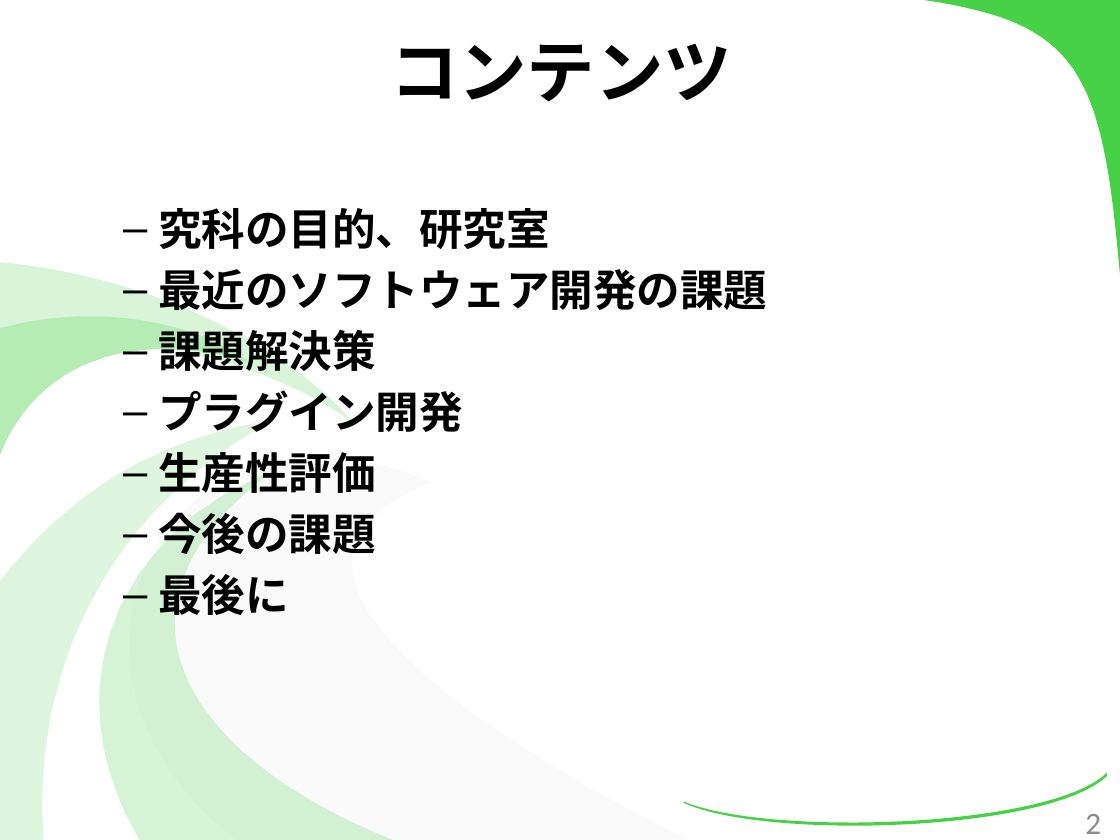
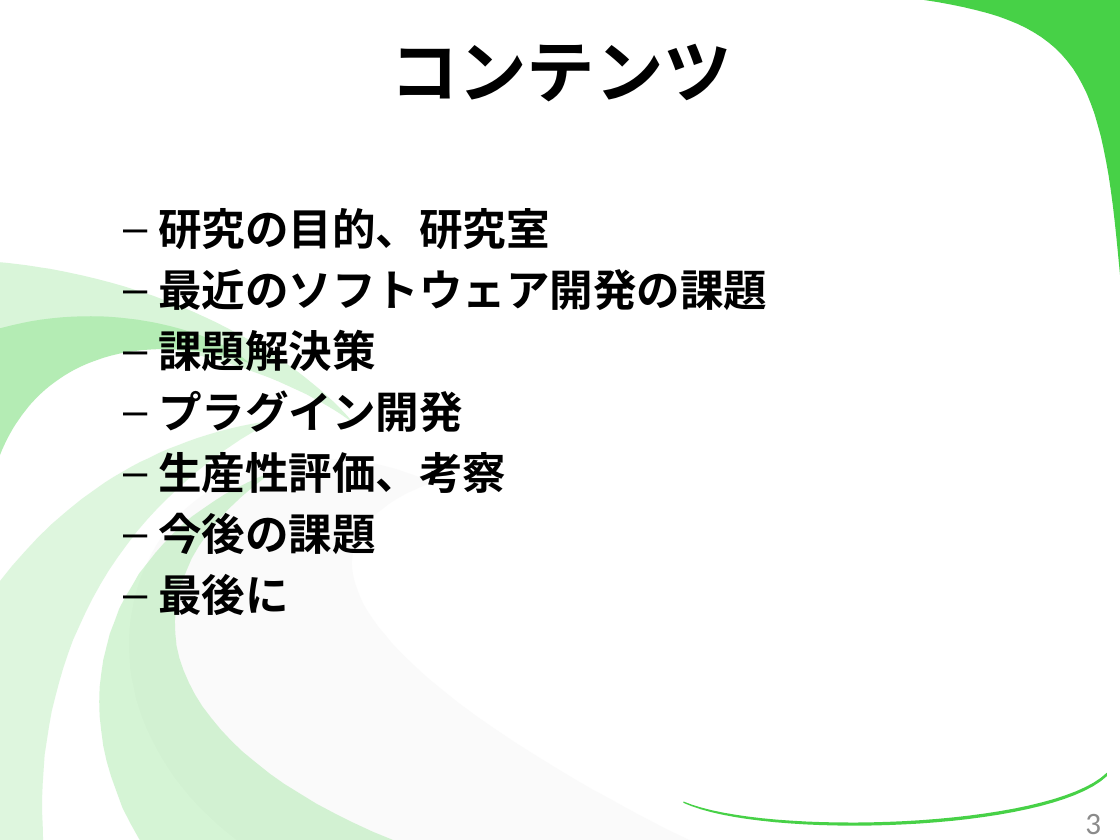
Before and after one commit to kotaro0717/Report-Management, a slide deck: slide 3 of 2.最終報告/3.発表資料/報告資料(最終).pptx (slide 2 before the commit). Drawn at 1120x840 pixels with LibreOffice and Linux fonts; fonts in the diff are those of the drawing. Boxes give left, top, right and bottom in pixels: in the first picture for what was removed or moved away, otherwise in the second. Text is boxed around its words. In the diff, an @@ line names an element or a change of style, - is before the commit and + after.

```diff
--- a/2.最終報告/3.発表資料/報告資料(最終).pptx
+++ b/2.最終報告/3.発表資料/報告資料(最終).pptx
@@ text at [158, 208, 549, 249]: text changed @@
-  – 究科の目的、研究室
+  – 研究の目的、研究室
@@ text at [158, 452, 506, 493]: text changed @@
-  – 生産性評価
+  – 生産性評価、考察
@@ page number at [1085, 814, 1101, 834]: text changed @@
-2
+3
```
Also in this commit, not shown: 10 slides added, 15 other files.
